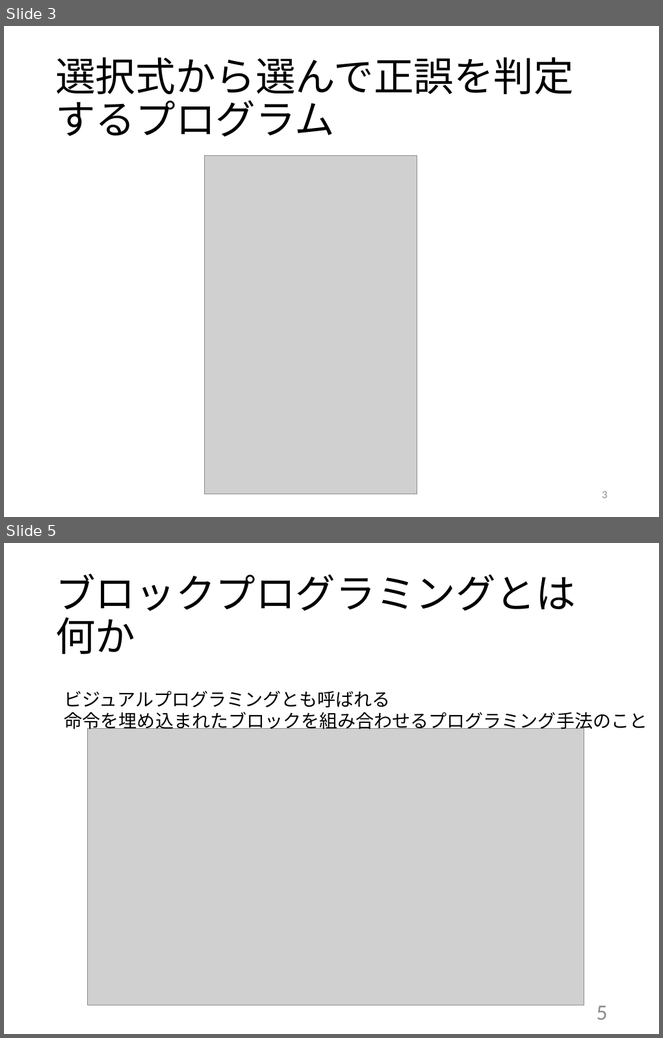
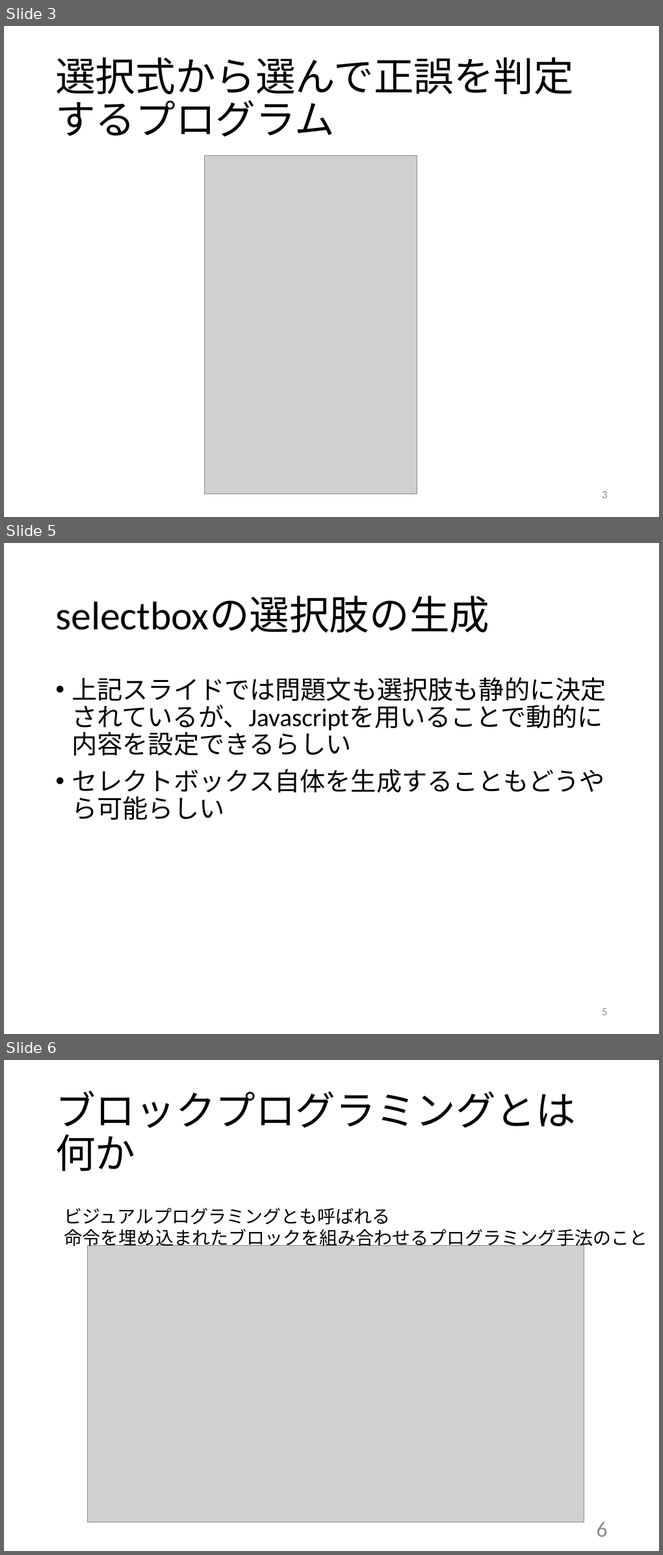
Before and after one commit to kait-takanolab/1821121-shimaoka-thesis, a slide deck: 1821121_shimaoka_sotsuken.pptx. Shown one above the other, each under a label of ours: slides 3 and 5 before the commit, slides 3, 5 and 6 after it; the slides between them are not shown. The pictures are 663x1038 and 663x1555 pixels, drawn with LibreOffice and Linux fonts; fonts in the diff are those of the drawing; grey boxes stand for pictures. Boxes give left, top, right and bottom in pixels: in the first picture for what was removed or moved away, otherwise in the second. Text is boxed around its words. In the diff, an @@ line names an element or a change of style, - is before the commit and + after.

```diff
--- a/1821121_shimaoka_sotsuken.pptx
+++ b/1821121_shimaoka_sotsuken.pptx
@@ slide 5 added at bbox=[4, 543, 659, 1034], background #FFFFFF @@
@@ title added at bbox=[55, 596, 490, 633], 44 pt, text #000000 @@
+selectboxの選択肢の生成
@@ text added at bbox=[72, 678, 607, 820], 28 pt, text #000000 @@
+• 上記スライドでは問題文も選択肢も静的に決定されているが、Javascriptを用いることで動的に内容を設定できるらしい
+• セレクトボックス自体を生成することもどうやら可能らしい
@@ page number added at bbox=[602, 1008, 607, 1016], 12 pt, text #8C8C8C @@
+5
@@ what was slide 5 is now slide 6 @@
@@ page number at bbox=[597, 1522, 608, 1537]: text changed @@
-5
+6
```
Also in this commit, not shown: 2 slides changed.
